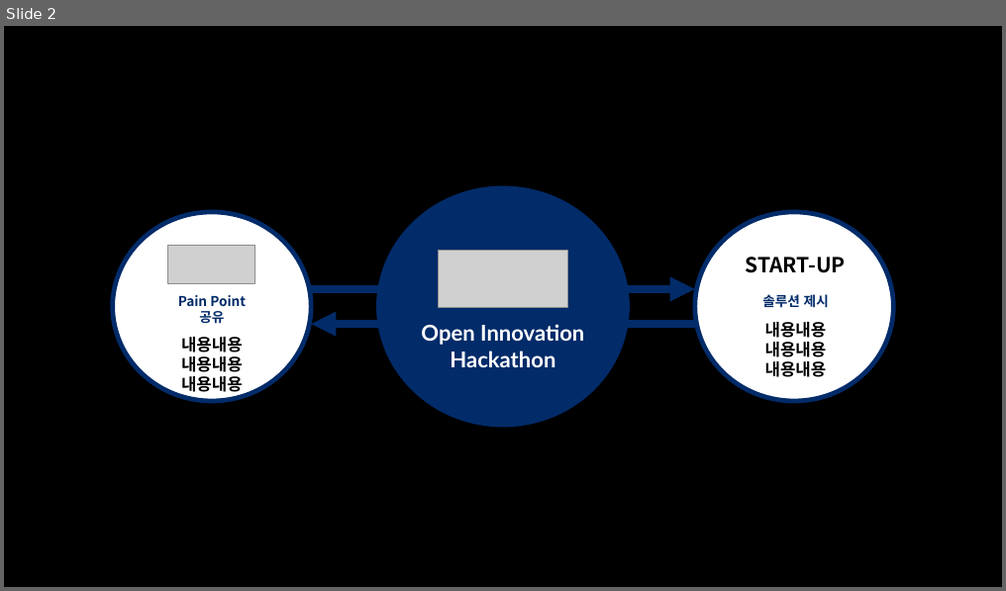
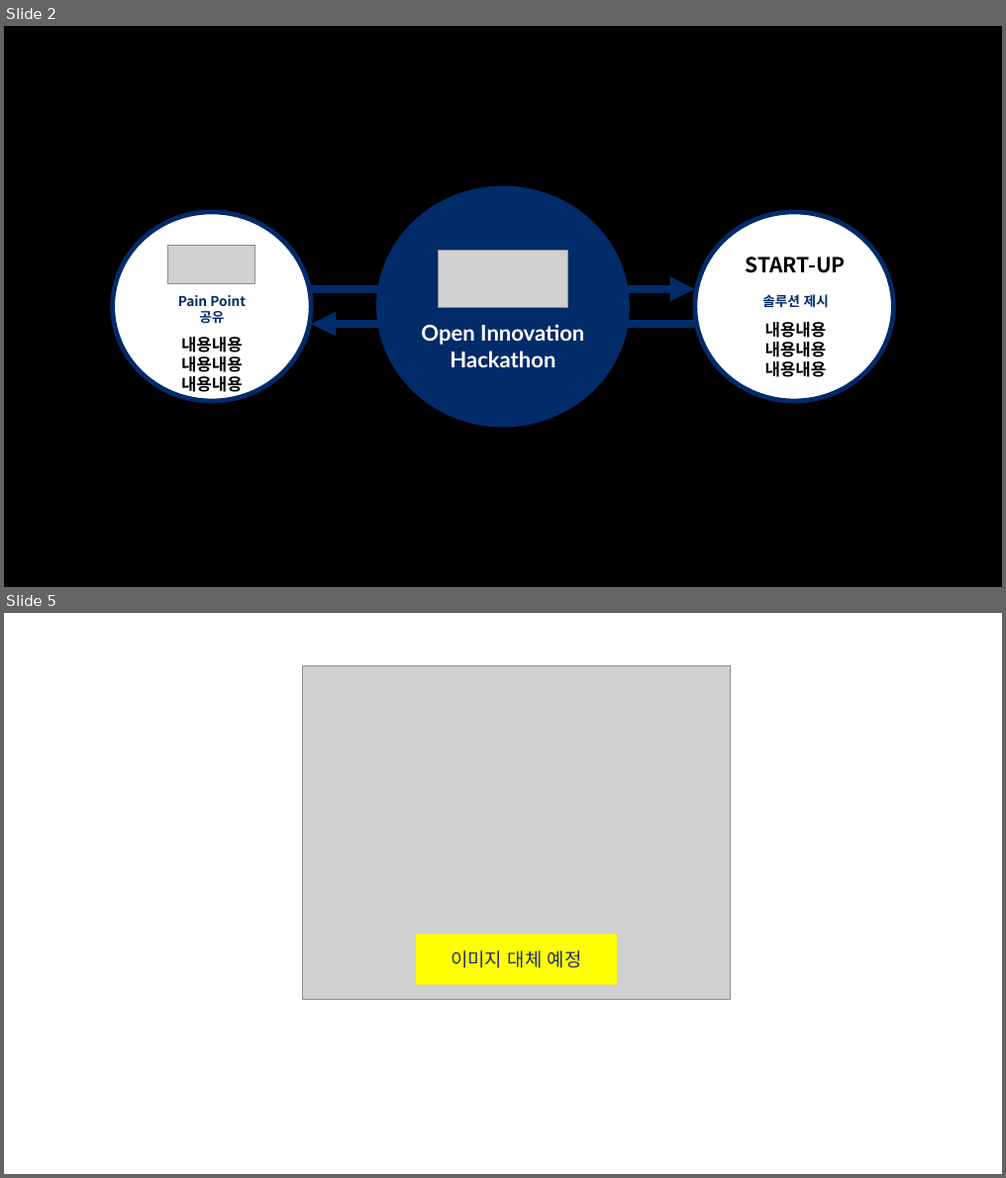
Before and after one commit to kingdoheee/batkoreaOIH, a slide deck: images/수정이미지.pptx. Shown one above the other, each under a label of ours: slide 2 before the commit, slides 2 and 5 after it; the slides between them are not shown. The pictures are 1006x591 and 1006x1178 pixels, drawn with LibreOffice and Linux fonts; fonts in the diff are those of the drawing; grey boxes stand for pictures. Boxes give left, top, right and bottom in pixels: in the first picture for what was removed or moved away, otherwise in the second. Text is boxed around its words. In the diff, an @@ line names an element or a change of style, - is before the commit and + after.

```diff
--- a/images/수정이미지.pptx
+++ b/images/수정이미지.pptx
@@ slide 5 added at (x1=4, y1=613, x2=1002, y2=1174), background #FFFFFF @@
@@ picture added at (x1=302, y1=666, x2=731, y2=999) @@
@@ rectangle added at (x1=416, y1=934, x2=617, y2=985), fill #FFFF00, 18 pt, text #243066 @@
+이미지 대체 예정
```
Also in this commit, not shown: 1 slide changed, 2 other slides added, 1 slide removed, 7 other files.
